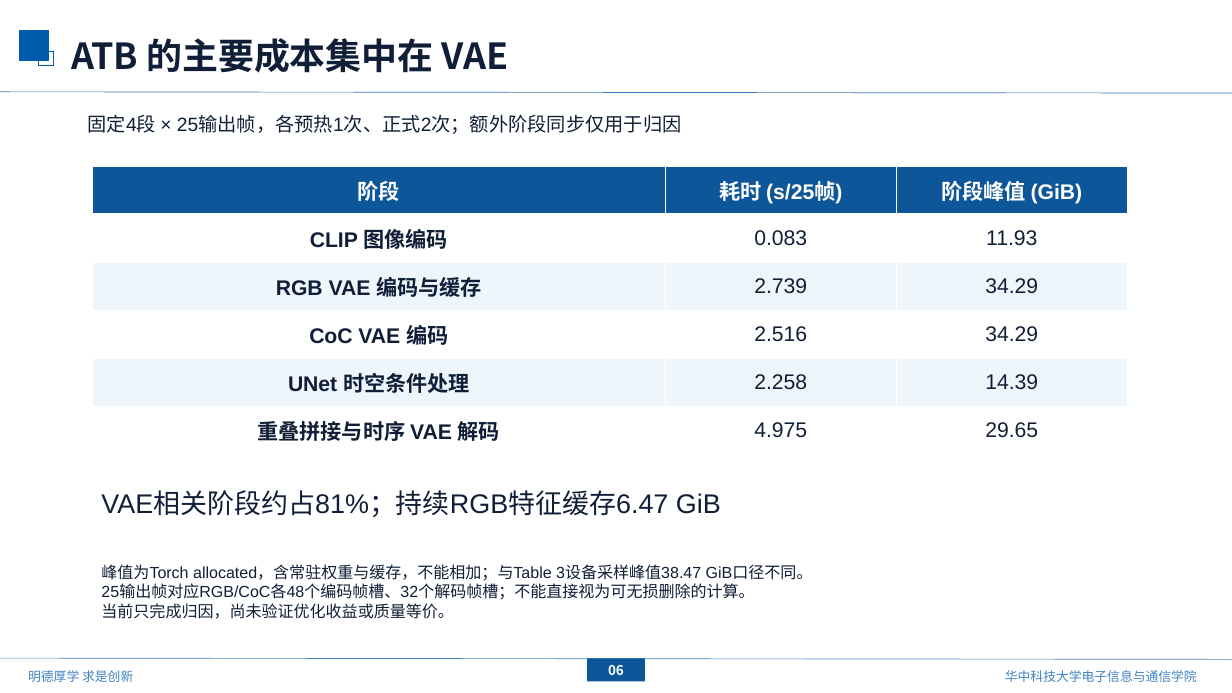
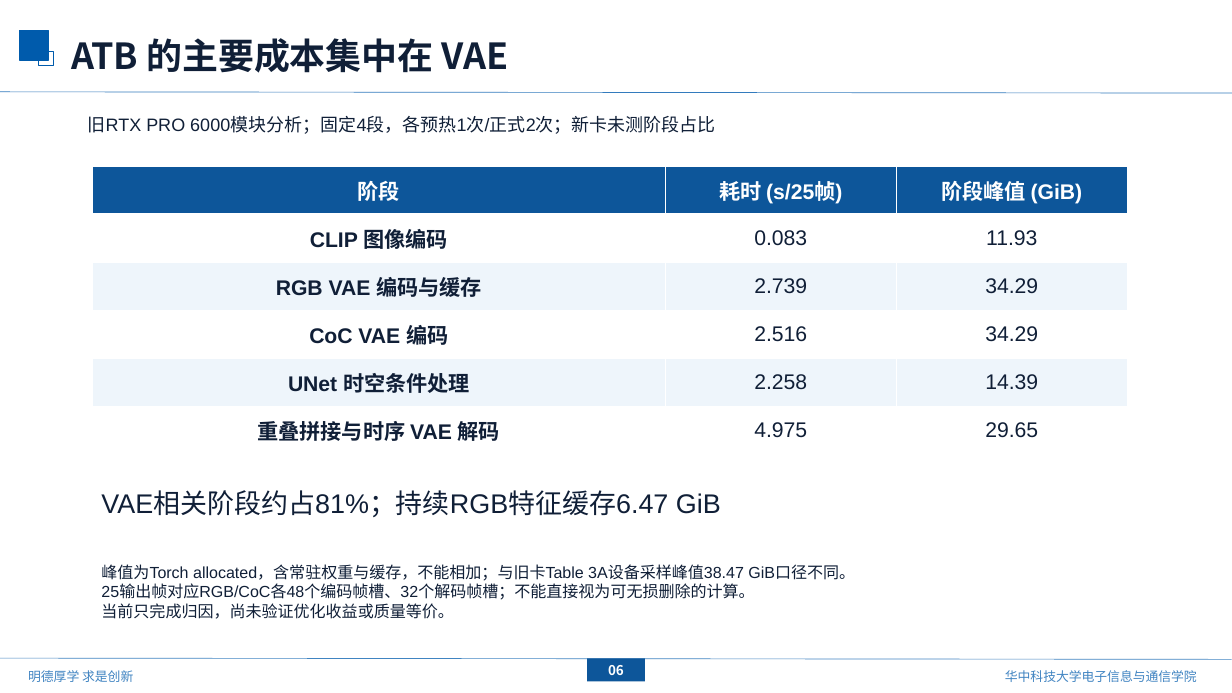
Before and after one commit to mengmcy1/OPPO-depth-guided-video-bokeh, a slide deck: slide 7 of 汇报/下次汇报草稿_基线更新与ATB分析/基线更新与ATB效率分析_草稿.pptx. Drawn at 1232x693 pixels with LibreOffice and Linux fonts; fonts in the diff are those of the drawing; background and template pictures are left out. Boxes give left, top, right and bottom in pixels: in the first picture for what was removed or moved away, otherwise in the second. Text is boxed around its words. In the diff, an @@ line names an element or a change of style, - is before the commit and + after.

```diff
--- a/汇报/下次汇报草稿_基线更新与ATB分析/基线更新与ATB效率分析_草稿.pptx
+++ b/汇报/下次汇报草稿_基线更新与ATB分析/基线更新与ATB效率分析_草稿.pptx
@@ text at (x1=88, y1=116, x2=715, y2=134): text changed; size 15 to 14 pt @@
-固定4段 × 25输出帧，各预热1次、正式2次；额外阶段同步仅用于归因
+旧RTX PRO 6000模块分析；固定4段，各预热1次/正式2次；新卡未测阶段占比
@@ text at (x1=101, y1=564, x2=855, y2=581): text changed @@
-峰值为Torch allocated，含常驻权重与缓存，不能相加；与Table 3设备采样峰值38.47 GiB口径不同。
+峰值为Torch allocated，含常驻权重与缓存，不能相加；与旧卡Table 3A设备采样峰值38.47 GiB口径不同。
```
Also in this commit, not shown: 3 other slides changed, 5 other files.
